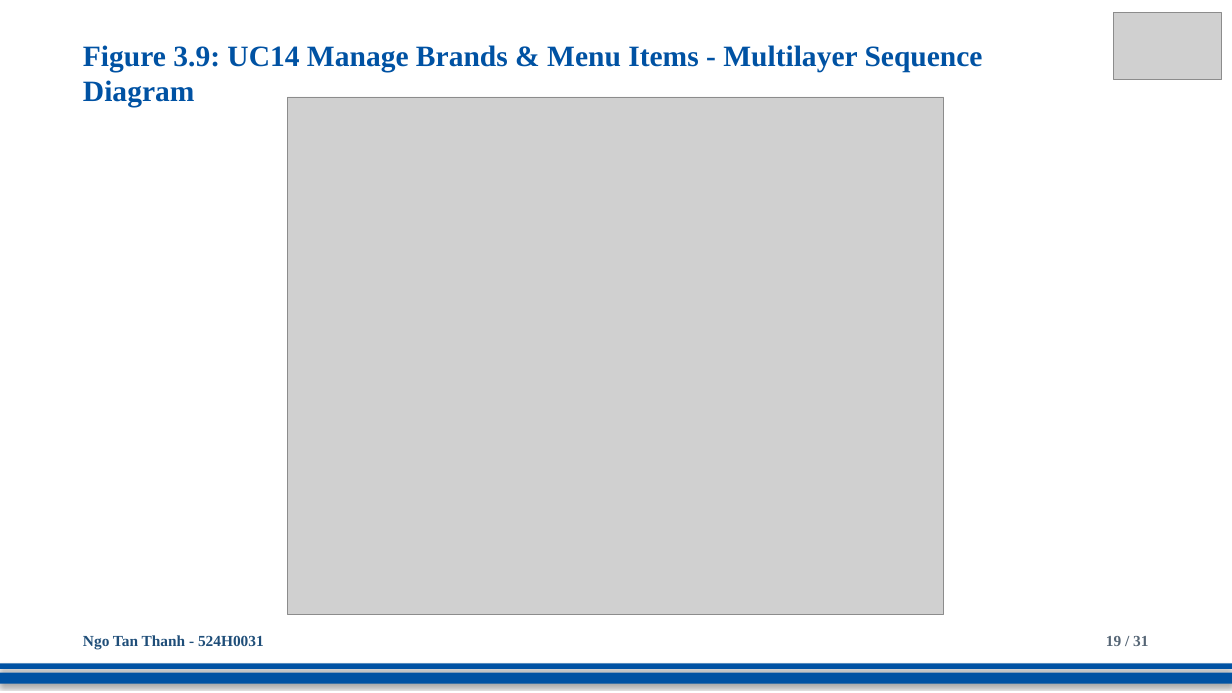
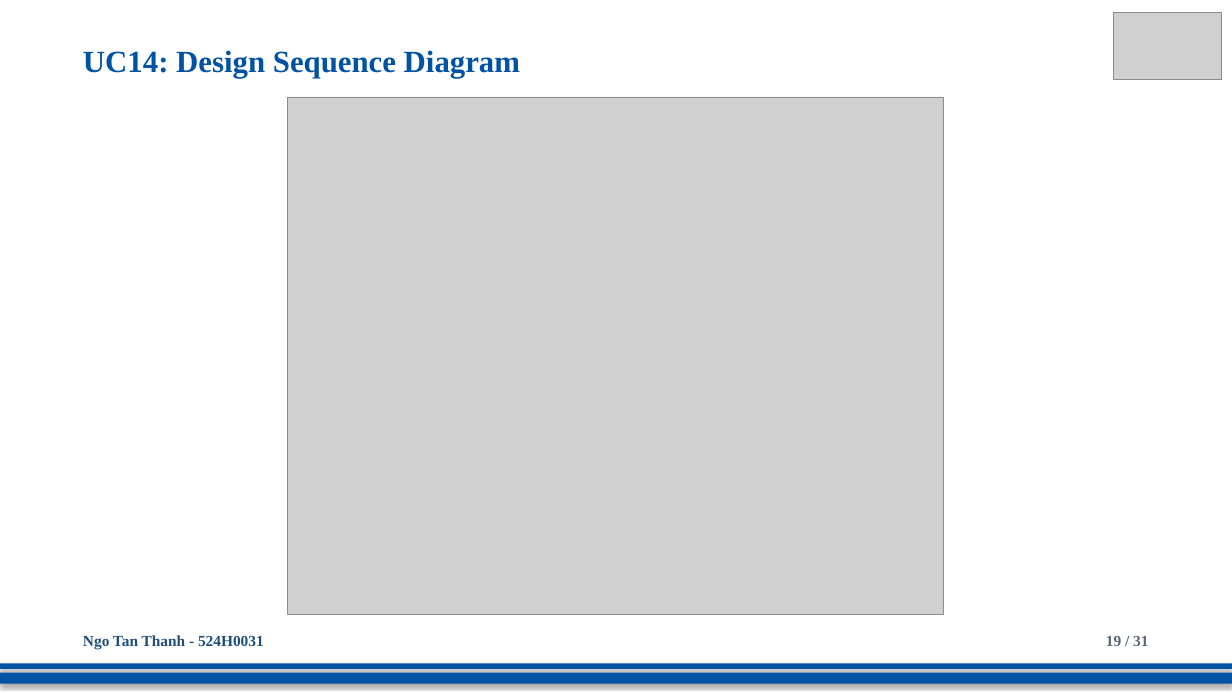
Before and after one commit to DoQuocTrung06/SaigonBite-RAD-TeamF10, a slide deck: slide 19 of Part_2/TeamF10_Presentation_for_SaigonBite.pptx. Drawn at 1232x693 pixels with LibreOffice and Linux fonts; fonts in the diff are those of the drawing; grey boxes stand for pictures. Boxes give left, top, right and bottom in pixels: in the first picture for what was removed or moved away, otherwise in the second. Text is boxed around its words. In the diff, an @@ line names an element or a change of style, - is before the commit and + after.

```diff
--- a/Part_2/TeamF10_Presentation_for_SaigonBite.pptx
+++ b/Part_2/TeamF10_Presentation_for_SaigonBite.pptx
@@ text at (83, 50, 520, 78): text changed; size 23 to 24 pt @@
-Figure 3.9: UC14 Manage Brands & Menu Items - Multilayer Sequence Diagram
+UC14: Design Sequence Diagram
```
Also in this commit, not shown: 29 other slides changed.
